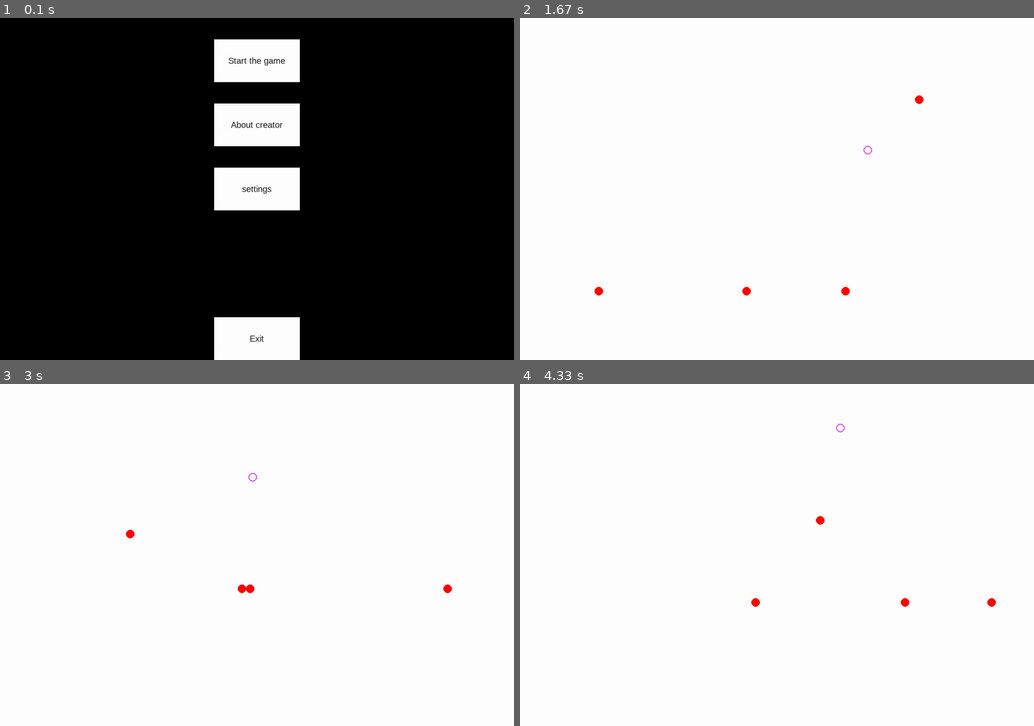
Above: before the commit, frames 1-4 (two rows, left to right).
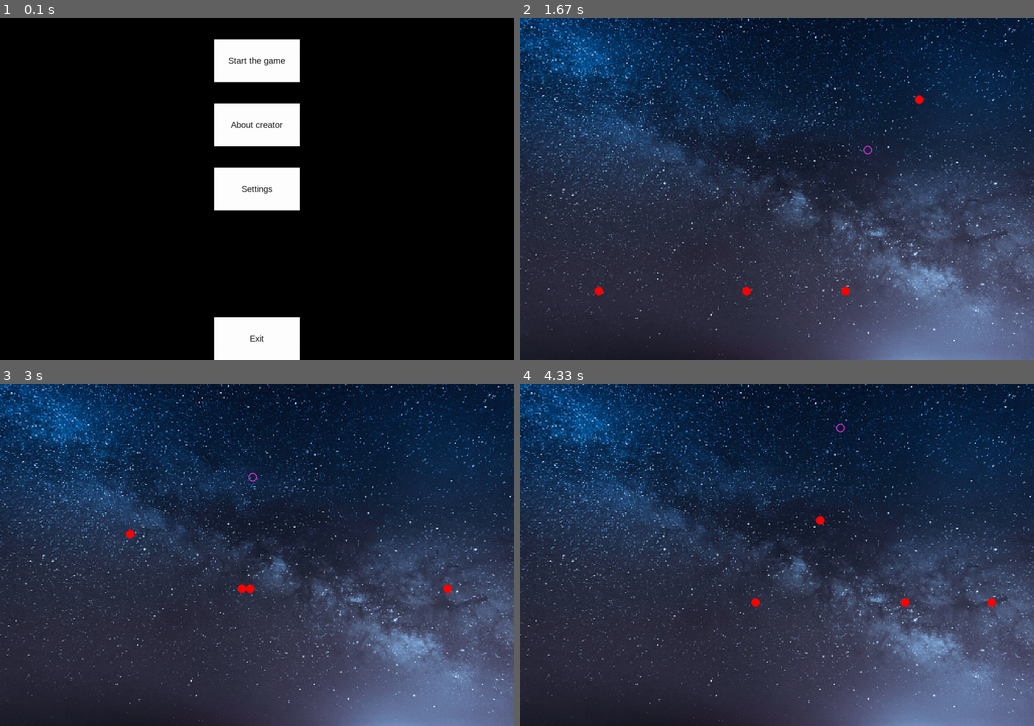
Above: after the commit, the same moments.

Repository: AldiyarGoesPython/game_in_pygame
Game: pygame game, started from main.py
The game is run twice, just before and just after one commit, with the same random seed, the same clock (stepped at 60 frames per second) and the same inputs.
Inputs (mouse positions are in pixels of both pictures, inside the frame that each line leads up to):
- Up to frame 1 (0.1 s): no input
- Up to frame 2 (1.67 s): press the mouse at (777, 59) at 0.37 s; move the mouse to (833, 120) at 0.47 s; release the mouse at (895, 182) at 0.6 s; hold Right 0.67-1.13 s; move the mouse to (756, 96) at 0.7 s; hold Up 1.17-1.47 s; hold Right from 1.5 s (still down)
- Up to frame 3 (3 s): release Right at 1.97 s; hold Left 2-2.53 s; hold Up 2.57-2.87 s; hold Left from 2.9 s (still down)
- Up to frame 4 (4.33 s): release Left at 3.3 s; hold Up 3.33-3.7 s; hold Right from 3.73 s (still down)

The runs differ from the first frame. In frame 1, less than 0.1% of the frame differs, in the area x 47-53%, y 49-52%; in frame 2, 100%, in the area x 0-100%, y 0-100%; in frame 3, 100%; in frame 4, 100%.

Commit message:
back and comments

Diff:
--- a/main.py
+++ b/main.py
@@ -2,12 +2,16 @@
 import random
 import sys
 
+# staring pygame
 pygame.init()
+# setting display
 display = pygame.display.set_mode((1200, 800))
 pygame.display.set_caption('NO ESCAPE')
 pygame.display.set_icon(pygame.image.load('recruit-dance.gif'))
+# setting fps
 clock = pygame.time.Clock()
 fps = 120
+# setting colors
 RED = (255, 0, 0)
 WHITE = (255, 255, 255)
 BLACK = (0, 0, 0)
@@ -16,10 +20,11 @@
 GREEN = (0, 200, 64)
 YELLOW = (225, 225, 0)
 PINK = (230, 50, 230)
-x, y = 450, 450
+# font for buttons
 font = pygame.font.SysFont('Arial', 20)
 
 
+# bullets objects
 class Bullet:
     def __init__(self):
         self.x = random.randint(0, 1200)
@@ -29,7 +34,9 @@
         self.change_x = (self.end - self.x) / 200
 
 
-class Button():
+# buttons
+class Button:
+    # initializing object
     def __init__(self, x, y, width, height, buttonText='Button', onclickFunction=None, onePress=False):
         self.x = x
         self.y = y
@@ -52,6 +59,7 @@
 
         objects.append(self)
 
+    # on click functions
     def process(self):
 
         mousePos = pygame.mouse.get_pos()
@@ -70,7 +78,7 @@
 
                 else:
                     self.alreadyPressed = False
-
+        # drawing button
         self.buttonSurface.blit(self.buttonSurf, [
             self.buttonRect.width / 2 - self.buttonSurf.get_rect().width / 2,
             self.buttonRect.height / 2 - self.buttonSurf.get_rect().height / 2
@@ -78,6 +86,7 @@
         display.blit(self.buttonSurface, self.buttonRect)
 
 
+# checks for text and objects and music
 objects = []
 check = False
 over = False
@@ -85,7 +94,9 @@
 mus_theme = '08cb5660-76e7-11ed-bc0a-eb032856cba0.wav'
 
 
+# main game cycle
 def game():
+    # presets
     pygame.mixer.music.load(mus_theme)
     pygame.mixer.music.play(-1)
     global over, collide
@@ -103,21 +114,30 @@
     max_vel = 5
     change = 0.03
     start_ticks = pygame.time.get_ticks()
+    # starting image
+    k = 0
+    bg_array = ['bg_sky.jpg', 'bgbgbg.jpg']
+    bg_image = bg_array[k]
+    bg = pygame.image.load(bg_image)
+    bg = pygame.transform.scale(bg, (1200, 800))
+    # bullets
     bullets = []
     killers = []
     for i in range(enemy_count):
         shoot = Bullet()
         bullets.append(shoot)
         killers.append(pygame.Rect(bullets[i].x, bullets[i].y, 30, 30))
-
+    # actual game
     while True:
         display.fill((255, 255, 255))
+        display.blit(bg, (0, 0))
         for event in pygame.event.get():
             if event.type == pygame.QUIT:
                 pygame.quit()
                 sys.exit()
         seconds = (pygame.time.get_ticks() - start_ticks) / 1000
-        if seconds > 12:
+        # elevating over time
+        if seconds > 8:
             base_vel += 0.5
             max_vel += 1
             change += 0.01
@@ -127,7 +147,15 @@
             bullets.append(shoot)
             killers.append(pygame.Rect(bullets[enemy_count - 1].x, bullets[enemy_count - 1].y, 30, 30))
             start_ticks = pygame.time.get_ticks()
+        # movement with limited acceleration
         keys = pygame.key.get_pressed()  # checking pressed keys
+        if rect.x < 0 or rect.x > 1200 or rect.y < 0 or rect.y > 800:
+            k += 1
+            if k>1:
+                k=0
+            bg_image = bg_array[k]
+            bg = pygame.image.load(bg_image)
+            bg = pygame.transform.scale(bg, (1200, 800))
         rect.x += (keys[pygame.K_RIGHT] - keys[pygame.K_LEFT]) * vel_x
         rect.y += (keys[pygame.K_DOWN] - keys[pygame.K_UP]) * vel_y
         if (keys[pygame.K_LEFT] or keys[pygame.K_RIGHT]) and vel_x < max_vel:
@@ -142,6 +170,7 @@
                 vel_y -= change
         rect.centerx = rect.centerx % display.get_width()
         rect.centery = rect.centery % display.get_height()
+        # moving bullets
         for i in range(enemy_count):
             killers[i].x += bullets[i].change_x * enemy_vel
             killers[i].y += bullets[i].change_y * enemy_vel
@@ -149,23 +178,28 @@
         pygame.draw.circle(display, PINK, rect.center, 10, 2)
         pygame.display.update()
         clock.tick(fps)
+        # collision check
         for i in killers:
             collide = rect.colliderect(i)
             if collide:
                 break
+        # generating bullet again if hit bottom or top
         for i in range(enemy_count):
             if not 0 < killers[i].y < 800:
                 shoot = Bullet()
                 bullets[i] = shoot
                 killers[i] = pygame.Rect(bullets[i].x, bullets[i].y, 30, 30)
+        # game end if collide
         if collide:
             pygame.mixer.music.stop()
             over = True
             break
+    # game end menu
     start_button = Button(500, 50, 200, 100, 'Start the game', game, True)
     go_back_button = Button(500, 300, 200, 100, 'Back to menu', go_back, True)
 
 
+# displaying text
 def draw_text(text, size, color, x, y):
     txt_font = 'Slaytanic.ttf'
     txt_font = pygame.font.Font(txt_font, size)
@@ -175,6 +209,7 @@
     display.blit(text_surface, text_rect)
 
 
+# rainbow text
 def color_change(color, dir):
     for i in range(3):
         color[i] += col_spd * dir[i]
@@ -182,6 +217,7 @@
             dir[i] *= -1
 
 
+# author menu
 def about():
     objects.clear()
     go_back_button = Button(500, 300, 200, 100, 'Back to menu', go_back, True)
@@ -189,6 +225,7 @@
     check = True
 
 
+# settings menu
 def setting():
     objects.clear()
     global set_check
@@ -199,6 +236,7 @@
     music3 = Button(200, 300, 200, 100, 'boss', opt3, True)
 
 
+# music options
 def opt1():
     global mus_theme
     mus_theme = '08cb5660-76e7-11ed-bc0a-eb032856cba0.wav'
@@ -214,6 +252,7 @@
     mus_theme = '2bcb9db0-76eb-11ed-bbf7-8bea163bb517.wav'
 
 
+# going back button
 def go_back():
     global check
     check = False
@@ -222,24 +261,28 @@
     global set_check
     set_check = False
     objects.clear()
-    settings = Button(500, 350, 200, 100, 'settings', setting, True)
+    settings = Button(500, 350, 200, 100, 'Settings', setting, True)
     creator_button = Button(500, 200, 200, 100, 'About creator', about, True)
     start_button = Button(500, 50, 200, 100, 'Start the game', game, True)
     exitter = Button(500, 700, 200, 100, 'Exit', exit_button, True)
 
 
+# quiting game
 def exit_button():
     pygame.quit()
     sys.exit()
 
 
+# color presets
 col_spd = 1
 col_dir = [1, 1, 1]
-def_col = [0, 128, 25]
+def_col = [0, 128, 254]
+# start menu
 creator_button = Button(500, 200, 200, 100, 'About creator', about, True)
 start_button = Button(500, 50, 200, 100, 'Start the game', game, True)
 exitter = Button(500, 700, 200, 100, 'Exit', exit_button, True)
-settings = Button(500, 350, 200, 100, 'settings', setting, True)
+settings = Button(500, 350, 200, 100, 'Settings', setting, True)
+# start cycle
 while True:
     display.fill((0, 0, 0))
     for event in pygame.event.get():
Binary file added: bg_sky.jpg
Binary file added: bgbgbg.jpg
